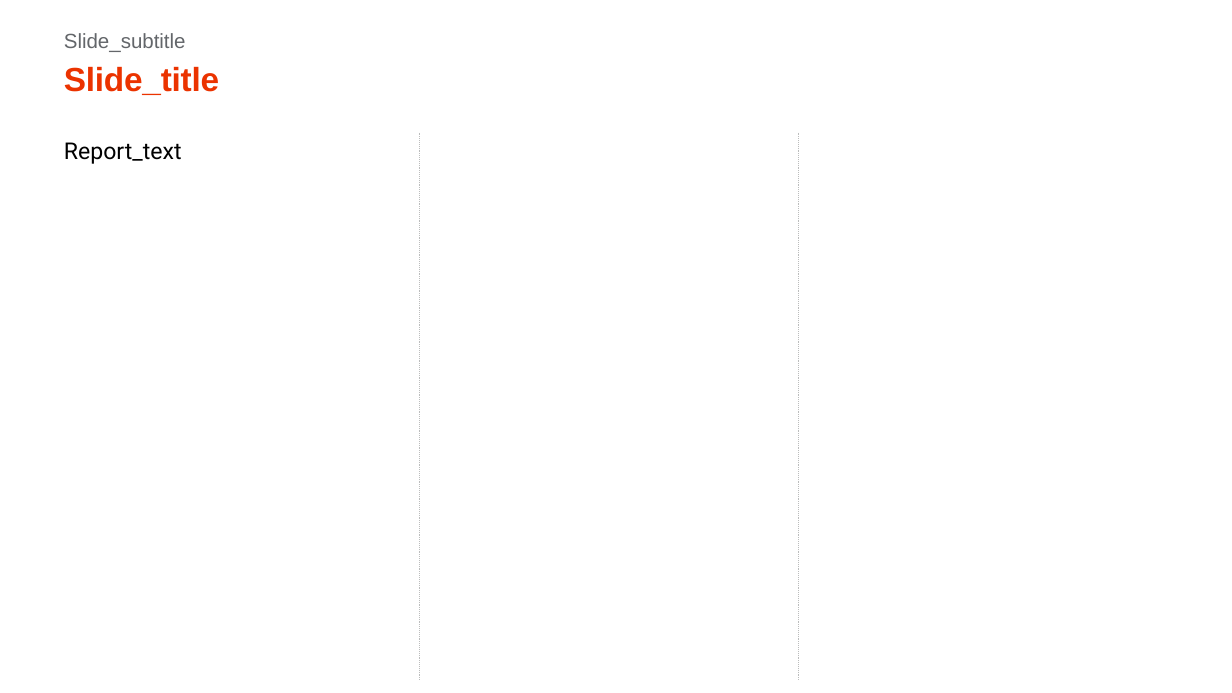
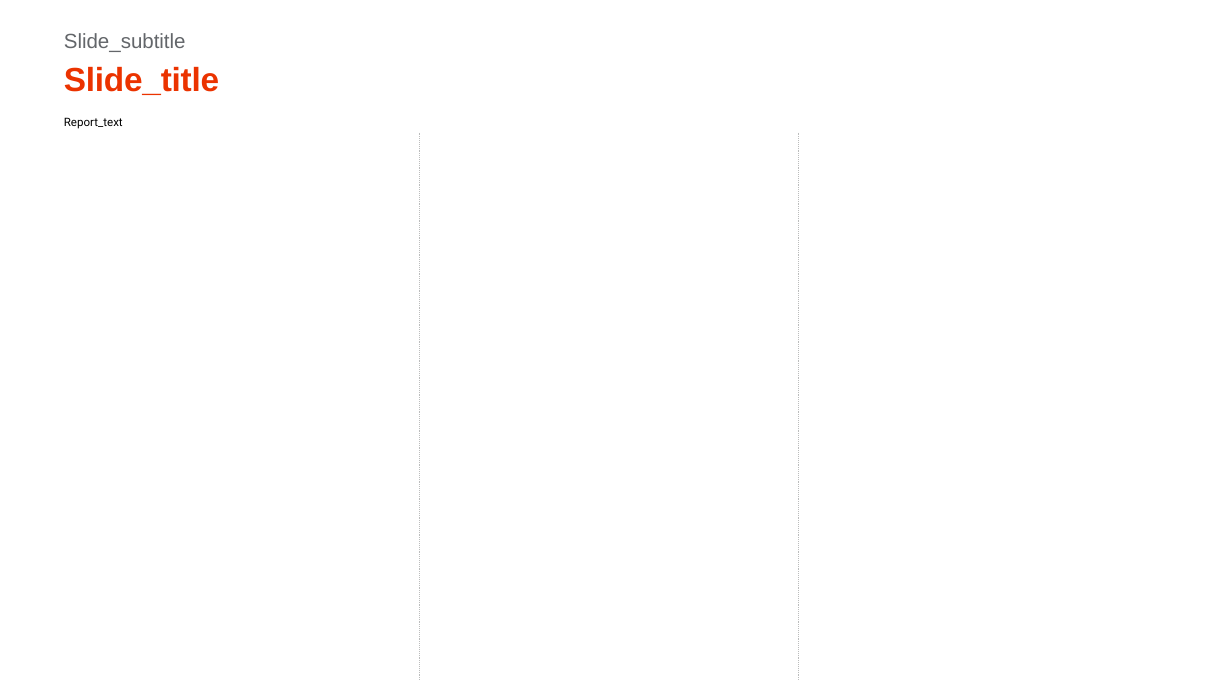
Before and after one commit to xpistos90210/templates, a slide deck: slide 1 of Linkedin_column_template.pptx. Drawn at 1232x693 pixels with LibreOffice and Linux fonts; fonts in the diff are those of the drawing. Boxes give left, top, right and bottom in pixels: in the first picture for what was removed or moved away, otherwise in the second. Text is boxed around its words. In the diff, an @@ line names an element or a change of style, - is before the commit and + after.

```diff
--- a/Linkedin_column_template.pptx
+++ b/Linkedin_column_template.pptx
@@ text "Report_text": place and size @@
-text "Report_text" at (64, 142, 182, 164)
+text "Report_text" at (64, 117, 123, 129)
@@ text "Report_text" at (64, 117, 123, 129): size 18 to 9 pt @@
```
